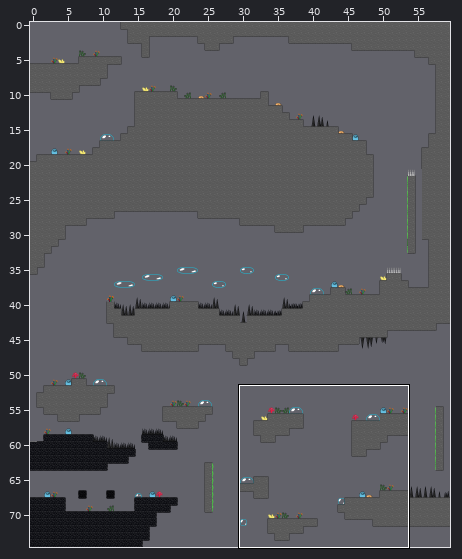
A Tiled map gets an edit: maps/segunda_fase.tmx. Above: a wide view before the commit, with the close-up outlined.
Close-up. As it was:
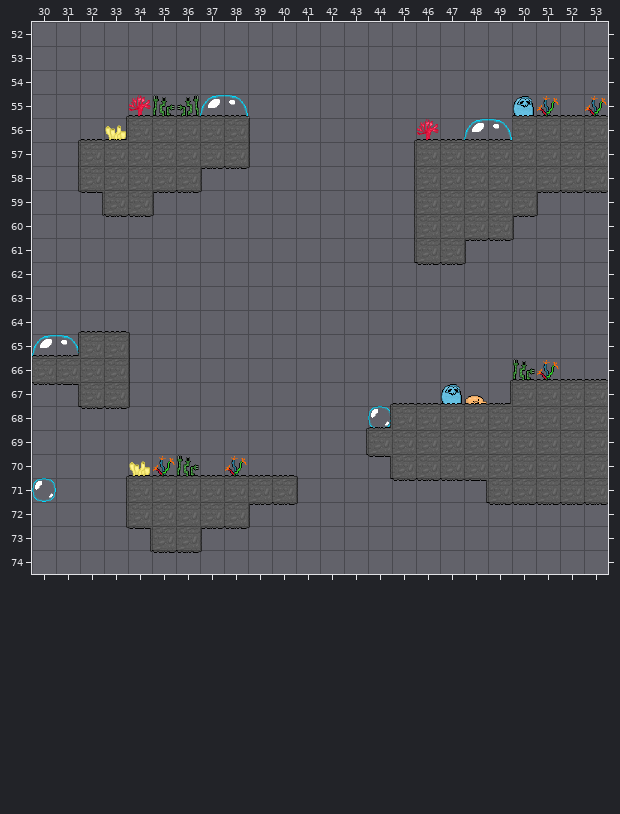
Cells are 32x32 px. Shown: x 30..53, y 52..74. The commit also changed other parts of the map, which this record leaves out.
The same view after the edit:
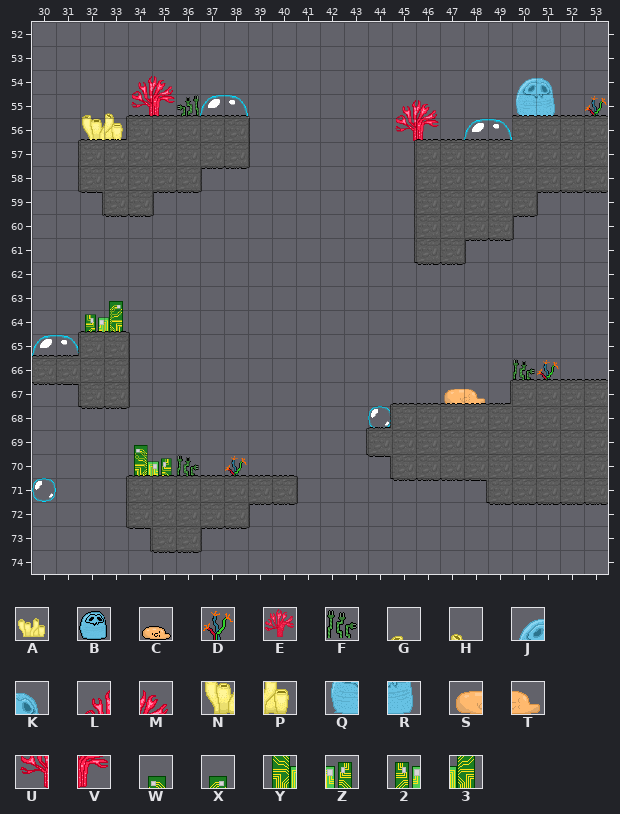
Key: from "Tiles_Fase1": A 76, B 77, C 78, D 87, E 96, F 99; from "enfeites_maiores": G 0, H 1, J 2, K 3, L 6, M 7, N 8, P 9, Q 10, R 11, S 12, T 13, U 14, V 15, W 36, X 39, Y 44, Z 45, 2 46, 3 47.
_ is an empty cell.
Difference:
Layer "decoracao":
y 54: x 34..35 __ -> LM; x 50..51 __ -> JK
y 55: x 32..35 __EF -> GHUV; x 45..46 __ -> LM; x 50..51 BD -> QR
y 56: x 32..33 _A -> NP; x 45..46 _E -> UV
y 63: x 33 _ -> X
y 64: x 32..33 __ -> 23
y 67: x 47..48 BC -> ST
y 69: x 34 _ -> W
y 70: x 34..35 AD -> YZ
